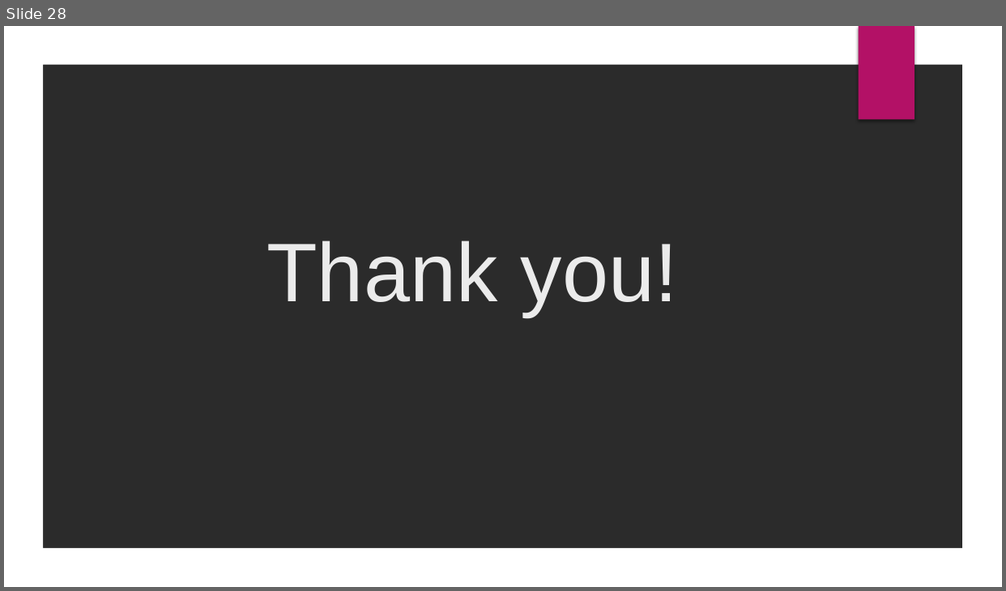
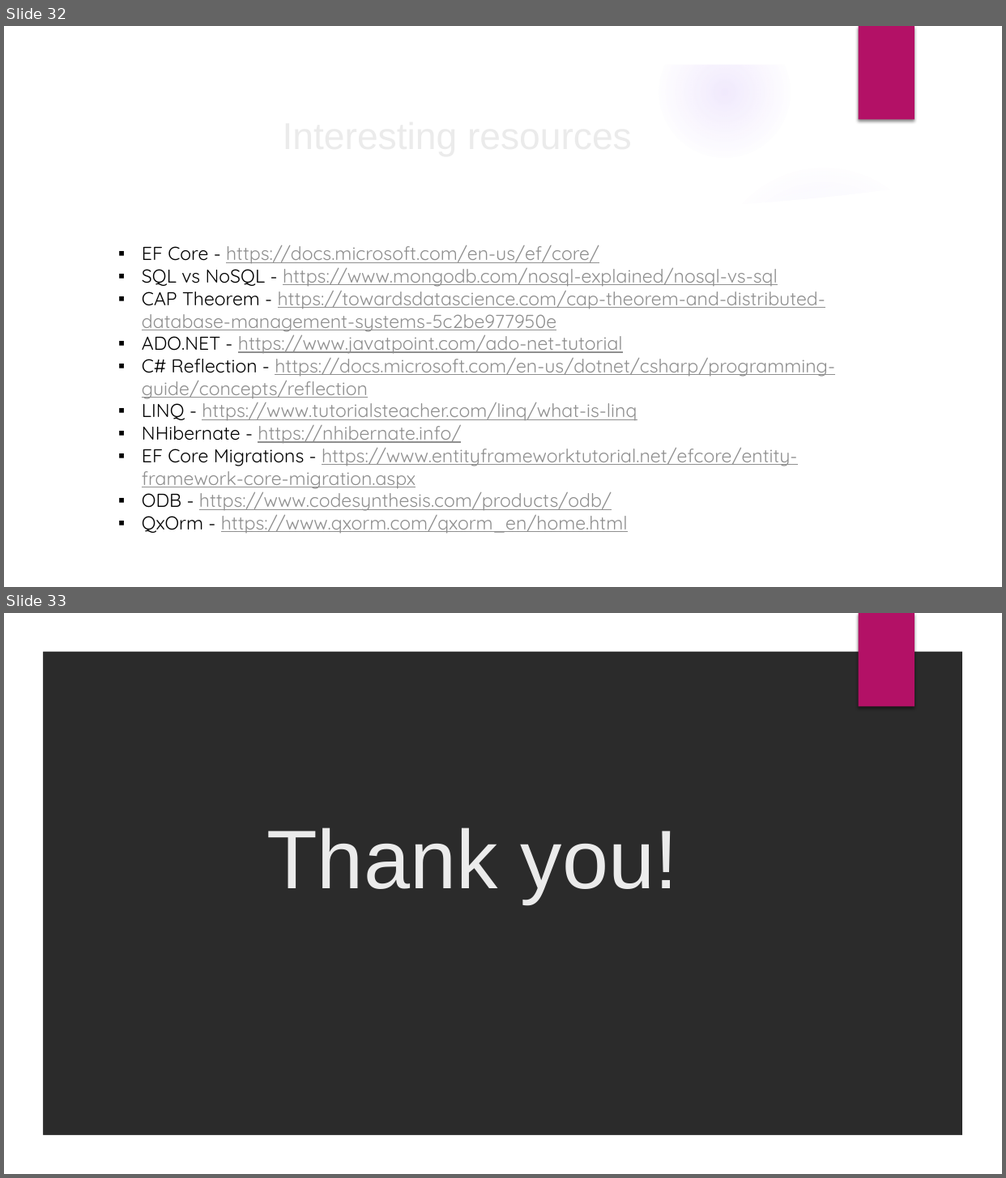
Before and after one commit to velizar92/TSK_Presentations, a slide deck: Databases_and_EntityFrameworkCore.pptx. Shown one above the other, each under a label of ours: slide 28 before the commit, slides 32 and 33 after it. The pictures are 1006x591 and 1006x1178 pixels, drawn with LibreOffice and Linux fonts; fonts in the diff are those of the drawing; background and template pictures are left out; a plain dark background stands for a picture behind light text. Boxes give left, top, right and bottom in pixels: in the first picture for what was removed or moved away, otherwise in the second. Text is boxed around its words. In the diff, an @@ line names an element or a change of style, - is before the commit and + after.

```diff
--- a/Databases_and_EntityFrameworkCore.pptx
+++ b/Databases_and_EntityFrameworkCore.pptx
@@ slide 32 added at [4,26,1002,587], background picture (left out); not listed: 2 template elements that a slide beside it also shows @@
@@ title added at [98,105,816,163], 36 pt, text #EBEBEB @@
+Interesting resources
@@ group added at [4,27,971,587]: 5 ellipses, 2 freeform shapes @@
@@ text added at [142,246,835,534], 18 pt, text #8F8F8F, underline @@
+▪ EF Core - https://docs.microsoft.com/en-us/ef/core/
+▪ SQL vs NoSQL - https://www.mongodb.com/nosql-explained/nosql-vs-sql
+▪ CAP Theorem - https://towardsdatascience.com/cap-theorem-and-distributed-database-management-systems-5c2be977950e
+▪ ADO.NET - https://www.javatpoint.com/ado-net-tutorial
+▪ C# Reflection - https://docs.microsoft.com/en-us/dotnet/csharp/programming-guide/concepts/reflection
+▪ LINQ - https://www.tutorialsteacher.com/linq/what-is-linq
+▪ NHibernate - https://nhibernate.info/
+▪ EF Core Migrations - https://www.entityframeworktutorial.net/efcore/entity-framework-core-migration.aspx
+▪ ODB - https://www.codesynthesis.com/products/odb/
+▪ QxOrm - https://www.qxorm.com/qxorm_en/home.html
@@ what was slide 28 is now slide 33 @@
```
Also in this commit, not shown: 4 slides changed, 4 other slides added.
